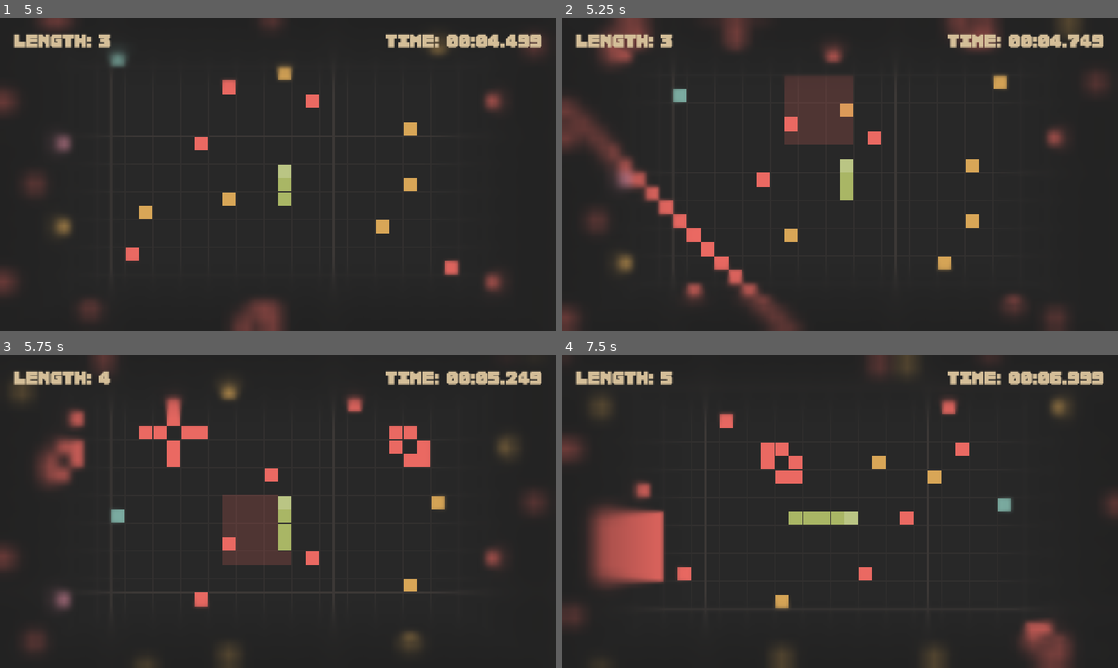
Above: before the commit, frames 1-4 (two rows, left to right).
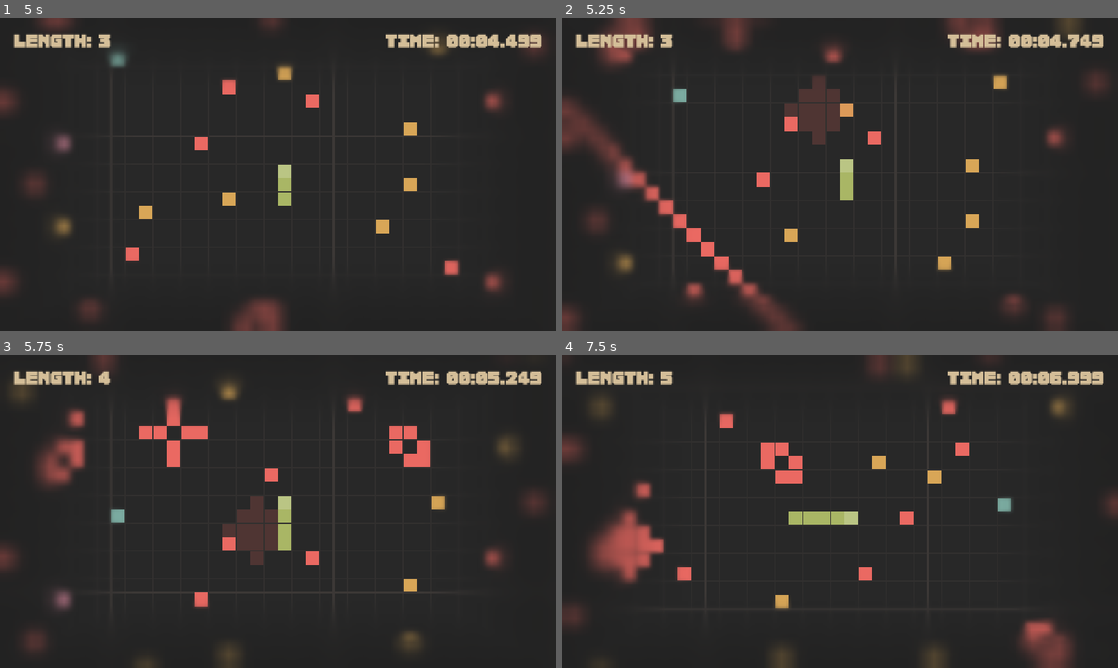
Above: after the commit, the same moments.

Repository: Shh37/Serbent
Game: Godot game, scene res://scenes/Main.tscn
Same seed, same stepped clock (60 frames per second), same inputs: the game is played once before the commit and once after it.
Inputs:
- Up to frame 1 (5 s): tap Enter at 0.5 s; hold Right (ui_right) 0.53-1.28 s; hold Enter 0.53-1.28 s; tap Space at 0.77, 1.52, 3.02, 3.77, 4.52 s; hold Down (ui_down) 1.28-2.03 s; tap Keypad Enter at 1.35, 2.85, 4.35 s; hold Right (ui_right) 2.03-2.78 s; hold Enter 2.03-2.78 s; hold Up (ui_up) 2.78-3.53 s; hold Enter 3.53-4.28 s; hold Left (ui_left) from 3.53 s (still down)
- Up to frame 2 (5.25 s): release Left (ui_left) at 5.03 s; hold Down (ui_down) from 5.03 s (still down); hold Enter from 5.03 s (still down)
- Up to frame 3 (5.75 s): keep holding Down (ui_down); keep holding Enter
- Up to frame 4 (7.5 s): release Down (ui_down) at 5.78 s; release Enter at 5.78 s; hold Right (ui_right) 5.78-6.53 s; tap Keypad Enter at 5.85, 7.35 s; tap Space at 6.02, 6.77 s; hold Up (ui_up) 6.53-7.28 s; hold Enter 6.53-7.28 s; hold Right (ui_right) from 7.28 s (still down)

Frame 1 is identical in both runs. In frame 2, 1.3% of the frame differs, in the area x 40-53%, y 18-41%; in frame 3, 1.0%; in frame 4, 2.3%, in the area x 4-19%, y 47-75%.

Commit message:
feat: 爆弾の形の変更

Diff:
--- a/scripts/Bomb.gd
+++ b/scripts/Bomb.gd
@@ -54,11 +54,12 @@
 		var body = snake.body
 		var half_size = GameConstants.BOMB_SIZE / 2
 
-		# Check if any segment is within the explosion range
+		# Check if any segment is within the diamond-shaped explosion range
 		for i in range(body.size()):
 			var pos = body[i]
-			if abs(pos.x - center_grid_pos.x) <= half_size and \
-			   abs(pos.y - center_grid_pos.y) <= half_size:
+			var dx = abs(pos.x - center_grid_pos.x)
+			var dy = abs(pos.y - center_grid_pos.y)
+			if dx + dy <= half_size:
 				snake.cut_snake(i)
 				break
 
@@ -68,16 +69,15 @@
 	var half_size = GameConstants.BOMB_SIZE / 2
 	var size = GameConstants.BOMB_SIZE
 
-	var rect = Rect2(
-		Vector2(center_grid_pos - Vector2i(half_size, half_size)) * cell_size,
-		Vector2(size, size) * cell_size
-	)
+	var warning_color = color
+	warning_color.a = 0.2 if not is_active else 1.0
 
-	if is_active:
-		# Draw the actual explosion
-		draw_rect(rect, color)
-	elif show_warning:
-		# Draw warning area (faint red)
-		var warning_color = color
-		warning_color.a = 0.2
-		draw_rect(rect, warning_color)
+	if is_active or show_warning:
+		for x in range(-half_size, half_size + 1):
+			for y in range(-half_size, half_size + 1):
+				if abs(x) + abs(y) <= half_size:
+					var draw_pos = Vector2(center_grid_pos + Vector2i(x, y)) * cell_size
+					draw_rect(Rect2(draw_pos, Vector2(cell_size, cell_size)), warning_color)
+
+					# Draw block border for better "blocky" look
+					draw_rect(Rect2(draw_pos, Vector2(cell_size, cell_size)), GameConstants.COLOR_BLOCK_BORDER, false, 1.0)
--- a/scripts/World.gd
+++ b/scripts/World.gd
@@ -167,8 +167,9 @@
 		if bomb.is_active:
 			var pos = snake.body[0] # Head
 			var half_size = GameConstants.BOMB_SIZE / 2
-			if abs(pos.x - bomb.center_grid_pos.x) <= half_size and \
-			   abs(pos.y - bomb.center_grid_pos.y) <= half_size:
+			var dx = abs(pos.x - bomb.center_grid_pos.x)
+			var dy = abs(pos.y - bomb.center_grid_pos.y)
+			if dx + dy <= half_size:
 				snake.cut_snake(0) # Head hit active explosion = game over
 				return
 
